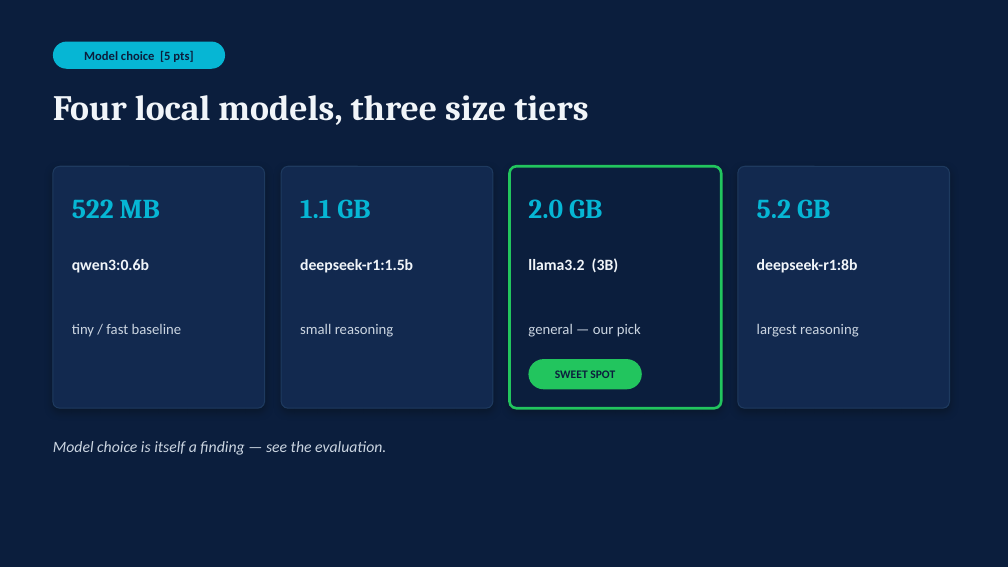
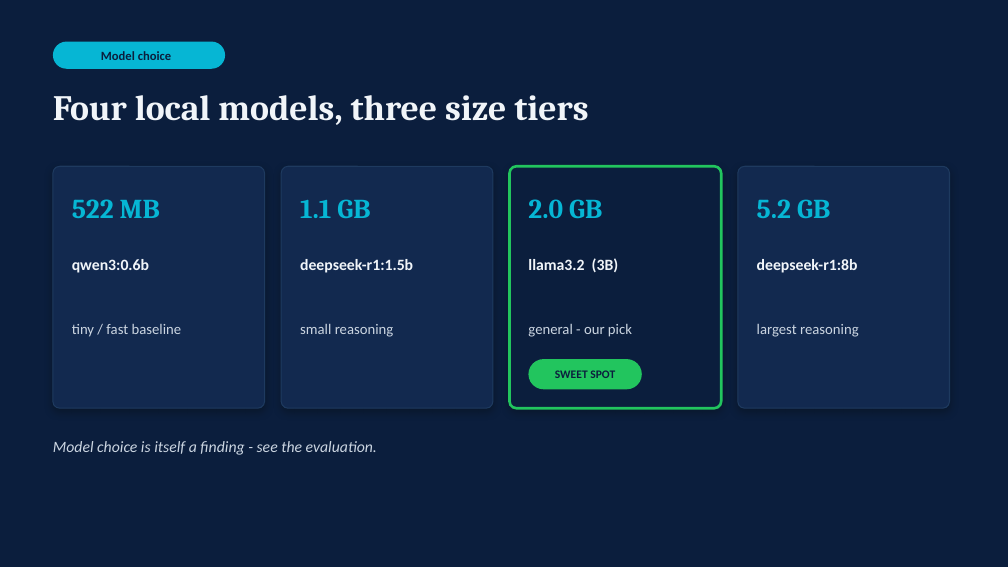
Before and after one commit to doron66-collab/lili2014, a slide deck: slide 4 of ist362_copilot/presentation/SOLANGE_Copilot_presentation.pptx. Drawn at 1008x567 pixels with LibreOffice and Linux fonts; fonts in the diff are those of the drawing. Boxes give left, top, right and bottom in pixels: in the first picture for what was removed or moved away, otherwise in the second. Text is boxed around its words. In the diff, an @@ line names an element or a change of style, - is before the commit and + after.

```diff
--- a/ist362_copilot/presentation/SOLANGE_Copilot_presentation.pptx
+++ b/ist362_copilot/presentation/SOLANGE_Copilot_presentation.pptx
@@ text at (101, 51, 171, 60): text changed @@
-Model choice [5 pts]
+Model choice
@@ text at (528, 324, 632, 337): text changed @@
-general — our pick
+general - our pick
@@ text at (53, 441, 377, 455): text changed @@
-Model choice is itself a finding — see the evaluation.
+Model choice is itself a finding - see the evaluation.
```
Also in this commit, not shown: 10 other slides changed.
